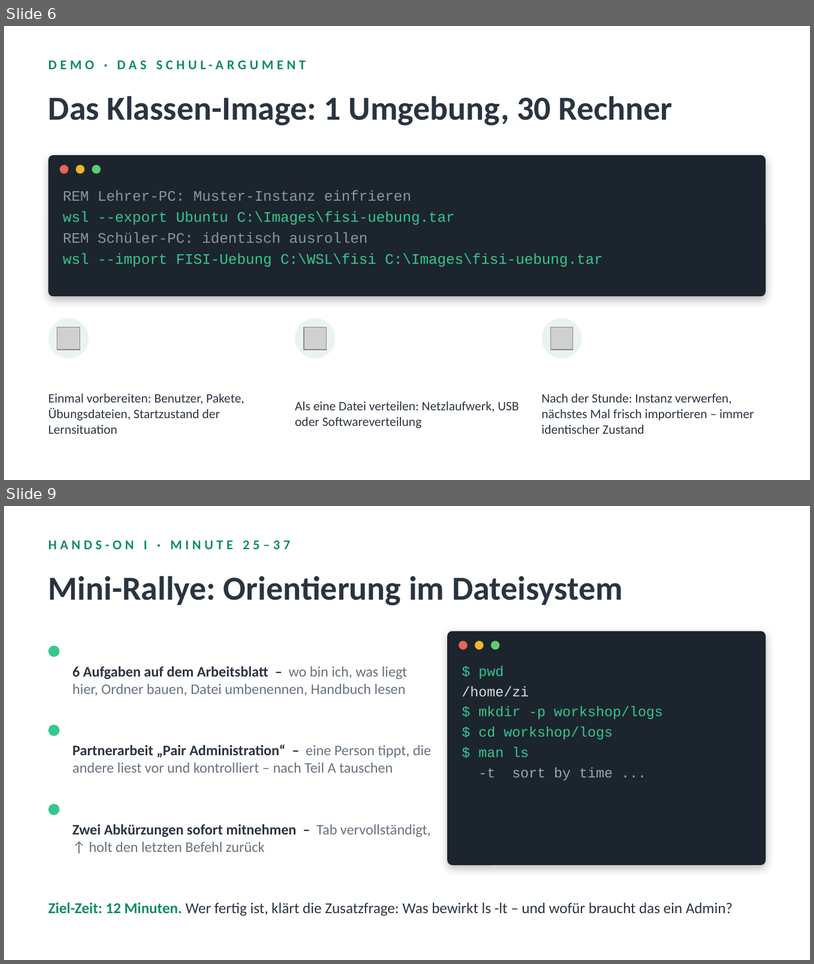
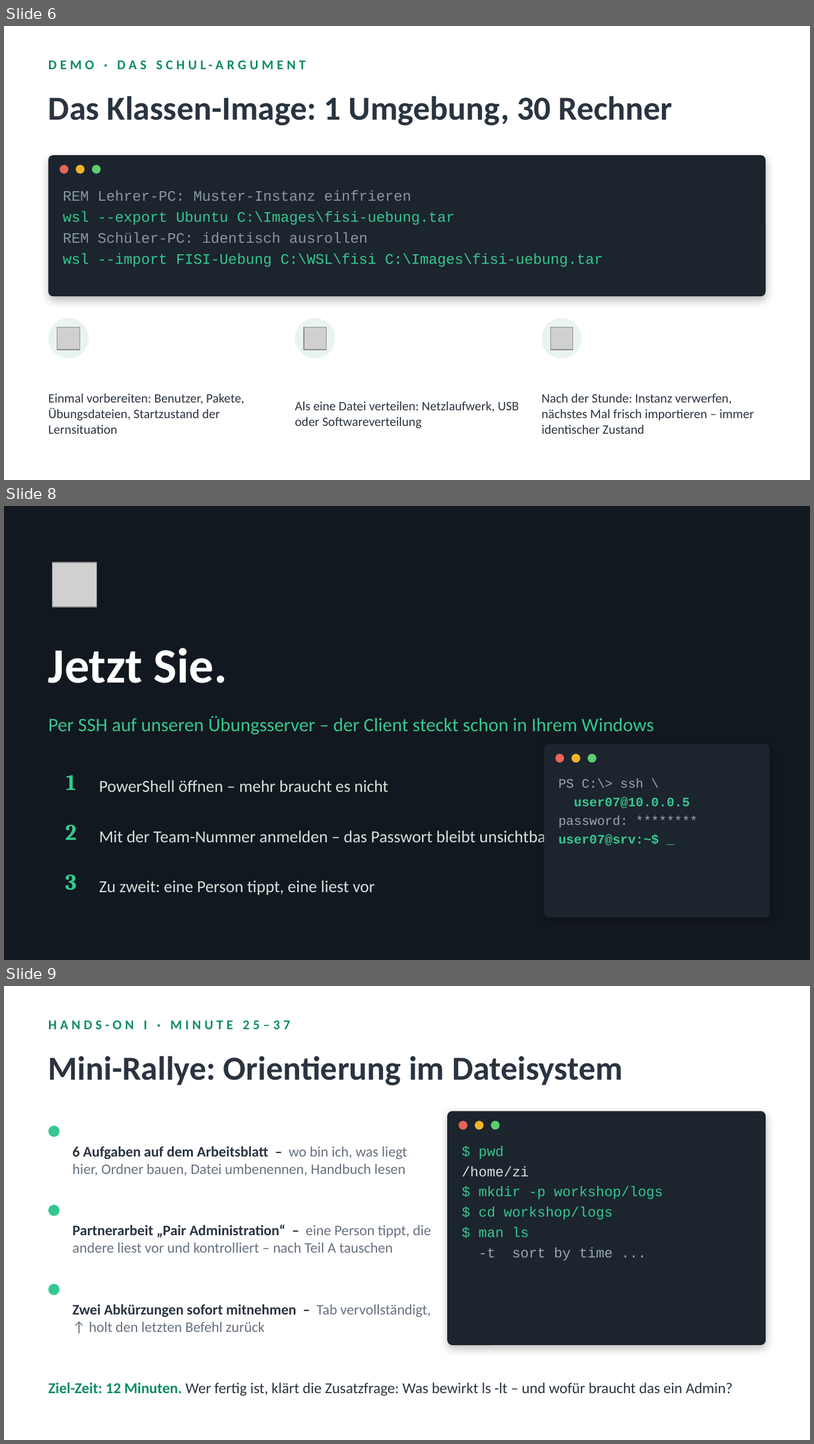
Before and after one commit to HerrZI/wsl2-school-lab, a slide deck: Workshop_WSL2_Linux_unterrichten.pptx. Shown one above the other, each under a label of ours: slides 6 and 9 before the commit, slides 6, 8 and 9 after it; the slides between them are not shown. The pictures are 814x964 and 814x1444 pixels, drawn with LibreOffice and Linux fonts; fonts in the diff are those of the drawing; grey boxes stand for pictures. Boxes give left, top, right and bottom in pixels: in the first picture for what was removed or moved away, otherwise in the second. Text is boxed around its words. In the diff, an @@ line names an element or a change of style, - is before the commit and + after.

```diff
--- a/Workshop_WSL2_Linux_unterrichten.pptx
+++ b/Workshop_WSL2_Linux_unterrichten.pptx
@@ slide 8 added at (4, 506, 810, 960), background #12181F @@
@@ picture added at (53, 562, 97, 607) @@
@@ text added at (48, 648, 227, 683), 44 pt, text #FFFFFF, bold @@
+Jetzt Sie.
@@ text added at (48, 715, 654, 735), 17 pt, text #35C88E @@
+Per SSH auf unseren Übungsserver – der Client steckt schon in Ihrem Windows
@@ rounded rectangle added at (544, 744, 770, 917), fill #1C242E @@
@@ ellipse added at (555, 754, 564, 762), fill #E9645A @@
@@ ellipse added at (572, 754, 581, 762), fill #F0B429 @@
@@ ellipse added at (588, 754, 597, 762), fill #5ECC71 @@
@@ text added at (66, 775, 76, 790), 20 pt, text #35C88E, bold @@
+1
@@ text added at (99, 780, 389, 792), 15 pt, text #D7E1DC @@
+PowerShell öffnen – mehr braucht es nicht
@@ text added at (559, 778, 690, 845), 11.5 pt, text #35C88E, bold @@
+PS C:\> ssh \
+user07@10.0.0.5
+password: ********
+user07@srv:~$ _
@@ text added at (65, 824, 77, 840), 20 pt, text #35C88E, bold @@
+2
@@ text added at (99, 830, 552, 842), 15 pt, text #D7E1DC @@
+Mit der Team-Nummer anmelden – das Passwort bleibt unsichtbar
@@ text added at (65, 874, 77, 890), 20 pt, text #35C88E, bold @@
+3
@@ text added at (99, 880, 375, 895), 15 pt, text #D7E1DC @@
+Zu zweit: eine Person tippt, eine liest vor
```
Also in this commit, not shown: 4 slides changed, 1 slide removed, 6 other files.
